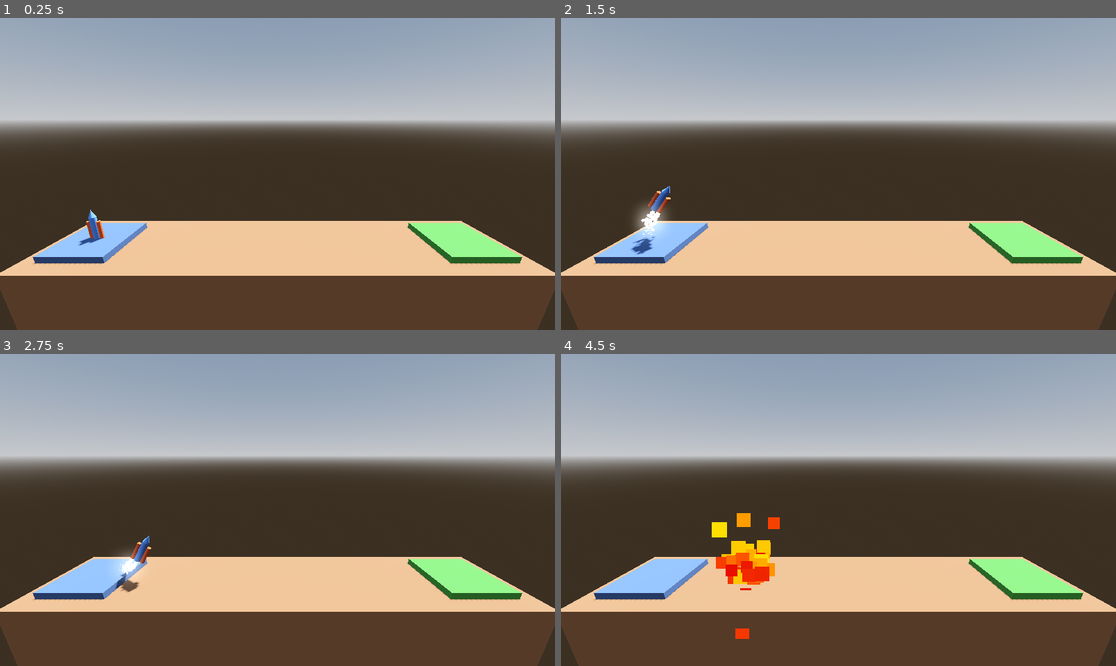
Above: before the commit, frames 1-4 (two rows, left to right).
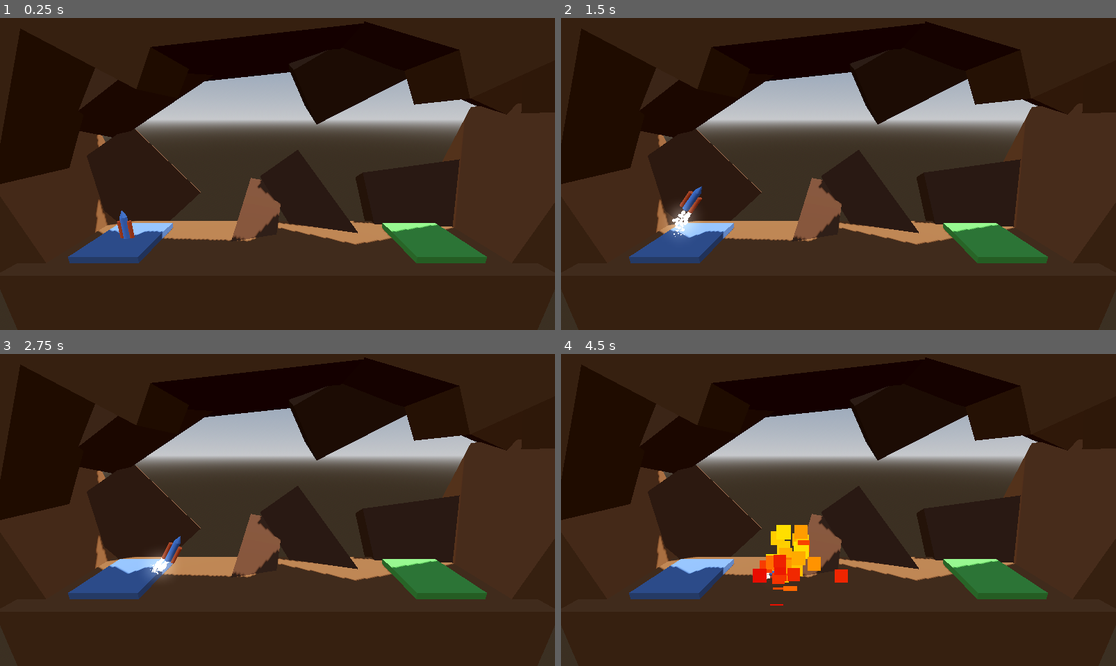
Above: after the commit, the same moments.

Repository: brianlove/Udemy-Godot-Project-Boost
Game: Godot game, scene res://Level/Level_01.tscn
Two runs of this game, one before a commit and one after it. Both use one fixed random seed, a clock stepped at 60 frames per second and the inputs below.
Inputs:
- Up to frame 1 (0.25 s): no input
- Up to frame 2 (1.5 s): tap Enter at 0.5 s; hold Right (rotate_right) 0.53-1.28 s; hold Space (boost) 0.53-1.28 s; hold Left (rotate_left) from 1.28 s (still down); tap Space (boost) at 1.35 s
- Up to frame 3 (2.75 s): release Left (rotate_left) at 2.03 s; hold Right (rotate_right) from 2.03 s (still down); hold Space (boost) from 2.03 s (still down)
- Up to frame 4 (4.5 s): release Space (boost) at 2.78 s; tap Space (boost) at 2.85, 4.35 s; release Right (rotate_right) at 3.53 s; hold Space (boost) 3.53-4.28 s; hold Left (rotate_left) from 3.53 s (still down)

The runs differ from the first frame. In frame 1, 66% of the frame differs, in the area x 0-100%, y 0-100%; in frame 2, 67%; in frame 3, 66%; in frame 4, 67%.

Commit message:
Add background environment to levels

Diff:
--- /dev/null
+++ b/Background.tscn
@@ -0,0 +1,90 @@
+[gd_scene load_steps=3 format=3 uid="uid://dqv1asraapc0r"]
+
+[ext_resource type="Material" uid="uid://dhd5qbus816k7" path="res://Level/FloorMaterial2.tres" id="1_jwk3w"]
+[ext_resource type="Material" uid="uid://boisteh6de84a" path="res://Level/DarkBackgroundMaterial.tres" id="2_0hua4"]
+
+[node name="Background" type="CSGBox3D" groups=["Hazard"]]
+transform = Transform3D(1, 0, 0, 0, 1, 0, 0, 0, 1, 0, -4, 0)
+use_collision = true
+size = Vector3(30, 8, 6)
+material = ExtResource("1_jwk3w")
+
+[node name="BackPanel" type="CSGBox3D" parent="."]
+transform = Transform3D(1, 0, 0, 0, 1, 0, 0, 0, 1, 0, 10, -6)
+visible = false
+size = Vector3(36, 14, 2)
+
+[node name="Wall" type="CSGBox3D" parent="."]
+transform = Transform3D(0.959535, -0.281588, 0, 0.281588, 0.959535, 0, 0, 0, 1, -16.5084, 7.664, -2)
+size = Vector3(4, 10, 8)
+material = ExtResource("1_jwk3w")
+
+[node name="Wall2" type="CSGBox3D" parent="."]
+transform = Transform3D(0.884329, 0.466865, 0, -0.466865, 0.884329, 0, 0, 0, 1, -14.6792, 13.0586, 0)
+size = Vector3(4, 10, 4)
+material = ExtResource("1_jwk3w")
+
+[node name="Wall5" type="CSGBox3D" parent="."]
+transform = Transform3D(0.396823, 0.87411, -0.280113, -0.838579, 0.469333, 0.276607, 0.373251, 0.125133, 0.919253, -10.4379, 14.9977, -3.78372)
+size = Vector3(4, 10, 4)
+material = ExtResource("1_jwk3w")
+
+[node name="Wall3" type="CSGBox3D" parent="."]
+transform = Transform3D(0.956044, 0.293223, 0, -0.293223, 0.956044, 0, 0, 0, 1, 16.736, 7.664, -2)
+size = Vector3(4, 10, 8)
+material = ExtResource("1_jwk3w")
+
+[node name="Wall4" type="CSGBox3D" parent="."]
+transform = Transform3D(0.967223, -0.253927, 0, 0.253927, 0.967223, 0, 0, 0, 1, 17.736, 14.0218, 0)
+size = Vector3(4, 10, 4)
+material = ExtResource("1_jwk3w")
+
+[node name="Ceiling" type="CSGBox3D" parent="."]
+transform = Transform3D(-0.47155, 0.881839, 0, -0.881839, -0.47155, 0, 0, 0, 1, -9.93454, 17.4568, 0)
+size = Vector3(4, 10, 4)
+material = ExtResource("1_jwk3w")
+
+[node name="Ceiling2" type="CSGBox3D" parent="."]
+transform = Transform3D(0.0965059, 0.995333, 0, -0.995333, 0.0965059, 0, 0, 0, 1, -1.50659, 17.4568, -2)
+size = Vector3(4, 10, 8)
+material = ExtResource("1_jwk3w")
+
+[node name="Ceiling3" type="CSGBox3D" parent="."]
+transform = Transform3D(-0.242819, 0.970071, 0, -0.970071, -0.242819, 0, 0, 0, 1, 4.72281, 17.8211, 0)
+size = Vector3(4, 10, 4)
+material = ExtResource("1_jwk3w")
+
+[node name="Ceiling4" type="CSGBox3D" parent="."]
+transform = Transform3D(0.428746, 0.903425, 0, -0.903425, 0.428746, 0, 0, 0, 1, 12.5803, 16.8894, 0)
+size = Vector3(4, 10, 4)
+material = ExtResource("1_jwk3w")
+
+[node name="Ceiling5" type="CSGBox3D" parent="."]
+transform = Transform3D(-0.332309, 0.94317, 0, -0.894294, -0.315089, -0.317735, -0.299678, -0.105586, 0.94818, 13.3009, 15.9072, -3.74801)
+size = Vector3(4, 10, 4)
+material = ExtResource("1_jwk3w")
+
+[node name="BackCeilingRock" type="CSGBox3D" parent="."]
+transform = Transform3D(0.454751, 0.884428, 0.104822, -0.803902, 0.458278, -0.379107, -0.383331, 0.0881326, 0.919396, 6.08986, 16.3047, -3.54115)
+size = Vector3(4, 10, 4)
+material = ExtResource("2_0hua4")
+
+[node name="BackRock2" type="CSGBox3D" parent="."]
+transform = Transform3D(0.9899, -0.12578, -0.0653962, 0.141765, 0.878284, 0.456641, -1.42906e-08, -0.4613, 0.887244, 11.5426, 5.1809, -3.98438)
+size = Vector3(8, 6, 2)
+material = ExtResource("2_0hua4")
+
+[node name="BackRock" type="CSGBox3D" parent="."]
+transform = Transform3D(0.660945, 0.665818, 0.346175, -0.750434, 0.58642, 0.304894, -5.53191e-08, -0.4613, 0.887244, -11.9971, 6.49753, -4.9868)
+size = Vector3(8, 6, 2)
+material = ExtResource("2_0hua4")
+
+[node name="BackRock3" type="CSGBox3D" parent="."]
+transform = Transform3D(-0.518508, -0.816796, -0.252973, 0.685935, -0.573965, 0.447276, -0.51053, 0.0583935, 0.857874, 2.42863, 5.1809, -3.98438)
+size = Vector3(8, 4, 2)
+material = ExtResource("2_0hua4")
+
+[node name="BackRock4" type="CSGBox3D" parent="."]
+transform = Transform3D(0.117705, -0.983554, 0.136996, 0.460987, 0.176308, 0.869716, -0.879566, -0.039217, 0.474158, -1.48509, 4.15074, -3.00212)
+size = Vector3(7, 3, 2)
+material = ExtResource("2_0hua4")
--- /dev/null
+++ b/Level/DarkBackgroundMaterial.tres
@@ -0,0 +1,4 @@
+[gd_resource type="StandardMaterial3D" format=3 uid="uid://boisteh6de84a"]
+
+[resource]
+albedo_color = Color(0.301961, 0.168627, 0.0745098, 1)
--- /dev/null
+++ b/Level/FloorMaterial.tres
@@ -0,0 +1,3 @@
+[gd_resource type="StandardMaterial3D" format=3 uid="uid://dbes7ma6aeeby"]
+
+[resource]
--- /dev/null
+++ b/Level/FloorMaterial2.tres
@@ -0,0 +1,4 @@
+[gd_resource type="StandardMaterial3D" format=3 uid="uid://dhd5qbus816k7"]
+
+[resource]
+albedo_color = Color(0.407843, 0.243137, 0.109804, 1)
--- a/Level/Level_01.tscn
+++ b/Level/Level_01.tscn
@@ -1,6 +1,7 @@
 [gd_scene load_steps=9 format=3 uid="uid://dpirdribidxwy"]
 
 [ext_resource type="Script" path="res://Level/LandingPad.gd" id="1_biiaq"]
+[ext_resource type="PackedScene" uid="uid://dqv1asraapc0r" path="res://Background.tscn" id="1_uiciy"]
 [ext_resource type="PackedScene" uid="uid://bcmothrgy18wm" path="res://Player.tscn" id="2_o84mx"]
 
 [sub_resource type="ProceduralSkyMaterial" id="ProceduralSkyMaterial_00m23"]
@@ -15,9 +16,6 @@
 sky = SubResource("Sky_i7ikc")
 tonemap_mode = 2
 glow_enabled = true
-
-[sub_resource type="StandardMaterial3D" id="StandardMaterial3D_6iqp2"]
-albedo_color = Color(0.6, 0.4075, 0.27, 1)
 
 [sub_resource type="StandardMaterial3D" id="StandardMaterial3D_riety"]
 albedo_color = Color(0.3, 0.4, 0.6, 1)
@@ -34,20 +32,16 @@
 transform = Transform3D(-0.866025, -0.433013, 0.25, 0, 0.5, 0.866025, -0.5, 0.75, -0.433013, 0, 0, 0)
 shadow_enabled = true
 
-[node name="Floor" type="CSGBox3D" parent="." groups=["Hazard"]]
-transform = Transform3D(1, 0, 0, 0, 1, 0, 0, 0, 1, 0, -4, 0)
-use_collision = true
-size = Vector3(30, 8, 6)
-material = SubResource("StandardMaterial3D_6iqp2")
+[node name="Background" parent="." instance=ExtResource("1_uiciy")]
 
 [node name="LaunchPad" type="CSGBox3D" parent="."]
-transform = Transform3D(1, 0, 0, 0, 1, 0, 0, 0, 1, -12, 0.2, 0)
+transform = Transform3D(1, 0, 0, 0, 1, 0, 0, 0, 1, -10, 0.2, 0)
 use_collision = true
 size = Vector3(4, 0.4, 4)
 material = SubResource("StandardMaterial3D_riety")
 
 [node name="LandingPad" type="CSGBox3D" parent="." groups=["Goal"]]
-transform = Transform3D(1, 0, 0, 0, 1, 0, 0, 0, 1, 12, 0.2, 0)
+transform = Transform3D(1, 0, 0, 0, 1, 0, 0, 0, 1, 10, 0.2, 0)
 use_collision = true
 size = Vector3(4, 0.4, 4)
 material = SubResource("StandardMaterial3D_apfjs")
@@ -58,4 +52,4 @@
 transform = Transform3D(1, 0, 0, 0, 0.965926, 0.258819, 0, -0.258819, 0.965926, 0, 8, 12)
 
 [node name="Player" parent="." instance=ExtResource("2_o84mx")]
-transform = Transform3D(1, 0, 0, 0, 1, 0, 0, 0, 1, -12, 1.4, 0)
+transform = Transform3D(1, 0, 0, 0, 1, 0, 0, 0, 1, -10, 1.4, 0)
--- a/Level/Level_02.tscn
+++ b/Level/Level_02.tscn
@@ -2,6 +2,7 @@
 
 [ext_resource type="Script" path="res://Level/LandingPad.gd" id="1_g1hkr"]
 [ext_resource type="PackedScene" uid="uid://bcmothrgy18wm" path="res://Player.tscn" id="2_675le"]
+[ext_resource type="PackedScene" uid="uid://dqv1asraapc0r" path="res://Background.tscn" id="3_phnma"]
 
 [sub_resource type="ProceduralSkyMaterial" id="ProceduralSkyMaterial_00m23"]
 sky_horizon_color = Color(0.64625, 0.65575, 0.67075, 1)
@@ -15,9 +16,6 @@
 sky = SubResource("Sky_i7ikc")
 tonemap_mode = 2
 glow_enabled = true
-
-[sub_resource type="StandardMaterial3D" id="StandardMaterial3D_6iqp2"]
-albedo_color = Color(0.6, 0.4075, 0.27, 1)
 
 [sub_resource type="StandardMaterial3D" id="StandardMaterial3D_utm4v"]
 albedo_color = Color(0.686275, 0.294118, 0.784314, 1)
@@ -36,12 +34,6 @@
 [node name="DirectionalLight3D" type="DirectionalLight3D" parent="."]
 transform = Transform3D(-0.866025, -0.433013, 0.25, 0, 0.5, 0.866025, -0.5, 0.75, -0.433013, 0, 0, 0)
 shadow_enabled = true
-
-[node name="Floor" type="CSGBox3D" parent="." groups=["Hazard"]]
-transform = Transform3D(1, 0, 0, 0, 1, 0, 0, 0, 1, 0, -4, 0)
-use_collision = true
-size = Vector3(30, 8, 6)
-material = SubResource("StandardMaterial3D_6iqp2")
 
 [node name="Obstacle" type="CSGBox3D" parent="." groups=["Hazard"]]
 transform = Transform3D(1, 0, 0, 0, 1, 0, 0, 0, 1, 0, 1.5, 0)
@@ -68,3 +60,5 @@
 
 [node name="Player" parent="." instance=ExtResource("2_675le")]
 transform = Transform3D(1, 0, 0, 0, 1, 0, 0, 0, 1, -12, 1.4, 0)
+
+[node name="Background" parent="." instance=ExtResource("3_phnma")]
--- a/Level/Level_03.tscn
+++ b/Level/Level_03.tscn
@@ -1,6 +1,7 @@
 [gd_scene load_steps=10 format=3 uid="uid://on3x41xeewsx"]
 
 [ext_resource type="Script" path="res://Level/LandingPad.gd" id="1_ny4ef"]
+[ext_resource type="PackedScene" uid="uid://dqv1asraapc0r" path="res://Background.tscn" id="1_x4rl0"]
 [ext_resource type="PackedScene" uid="uid://bcmothrgy18wm" path="res://Player.tscn" id="2_p6vc0"]
 
 [sub_resource type="ProceduralSkyMaterial" id="ProceduralSkyMaterial_00m23"]
@@ -15,9 +16,6 @@
 sky = SubResource("Sky_i7ikc")
 tonemap_mode = 2
 glow_enabled = true
-
-[sub_resource type="StandardMaterial3D" id="StandardMaterial3D_6iqp2"]
-albedo_color = Color(0.6, 0.4075, 0.27, 1)
 
 [sub_resource type="StandardMaterial3D" id="StandardMaterial3D_utm4v"]
 albedo_color = Color(0.686275, 0.294118, 0.784314, 1)
@@ -37,11 +35,7 @@
 transform = Transform3D(-0.866025, -0.433013, 0.25, 0, 0.5, 0.866025, -0.5, 0.75, -0.433013, 0, 0, 0)
 shadow_enabled = true
 
-[node name="Floor" type="CSGBox3D" parent="." groups=["Hazard"]]
-transform = Transform3D(1, 0, 0, 0, 1, 0, 0, 0, 1, 0, -4, 0)
-use_collision = true
-size = Vector3(30, 8, 6)
-material = SubResource("StandardMaterial3D_6iqp2")
+[node name="Background" parent="." instance=ExtResource("1_x4rl0")]
 
 [node name="Obstacle" type="CSGBox3D" parent="." groups=["Hazard"]]
 transform = Transform3D(1, 0, 0, 0, 1, 0, 0, 0, 1, 0, 1.5, 0)
--- a/Level/Level_05.tscn
+++ b/Level/Level_05.tscn
@@ -1,5 +1,6 @@
 [gd_scene load_steps=10 format=3 uid="uid://cpa1d6mlh64ef"]
 
+[ext_resource type="PackedScene" uid="uid://dqv1asraapc0r" path="res://Background.tscn" id="1_74btc"]
 [ext_resource type="Script" path="res://Level/LandingPad.gd" id="1_dc2r4"]
 [ext_resource type="PackedScene" uid="uid://bcmothrgy18wm" path="res://Player.tscn" id="2_gqnhi"]
 [ext_resource type="PackedScene" uid="uid://bn3k3yjo0dc5" path="res://MovingHazard.tscn" id="3_ysd64"]
@@ -17,9 +18,6 @@
 tonemap_mode = 2
 glow_enabled = true
 
-[sub_resource type="StandardMaterial3D" id="StandardMaterial3D_6iqp2"]
-albedo_color = Color(0.6, 0.4075, 0.27, 1)
-
 [sub_resource type="StandardMaterial3D" id="StandardMaterial3D_riety"]
 albedo_color = Color(0.3, 0.4, 0.6, 1)
 
@@ -35,11 +33,7 @@
 transform = Transform3D(-0.866025, -0.433013, 0.25, 0, 0.5, 0.866025, -0.5, 0.75, -0.433013, 0, 0, 0)
 shadow_enabled = true
 
-[node name="Floor" type="CSGBox3D" parent="." groups=["Hazard"]]
-transform = Transform3D(1, 0, 0, 0, 1, 0, 0, 0, 1, 0, -4, 0)
-use_collision = true
-size = Vector3(30, 8, 6)
-material = SubResource("StandardMaterial3D_6iqp2")
+[node name="Background" parent="." instance=ExtResource("1_74btc")]
 
 [node name="LaunchPad" type="CSGBox3D" parent="."]
 transform = Transform3D(1, 0, 0, 0, 1, 0, 0, 0, 1, -12, 0.2, 0)
